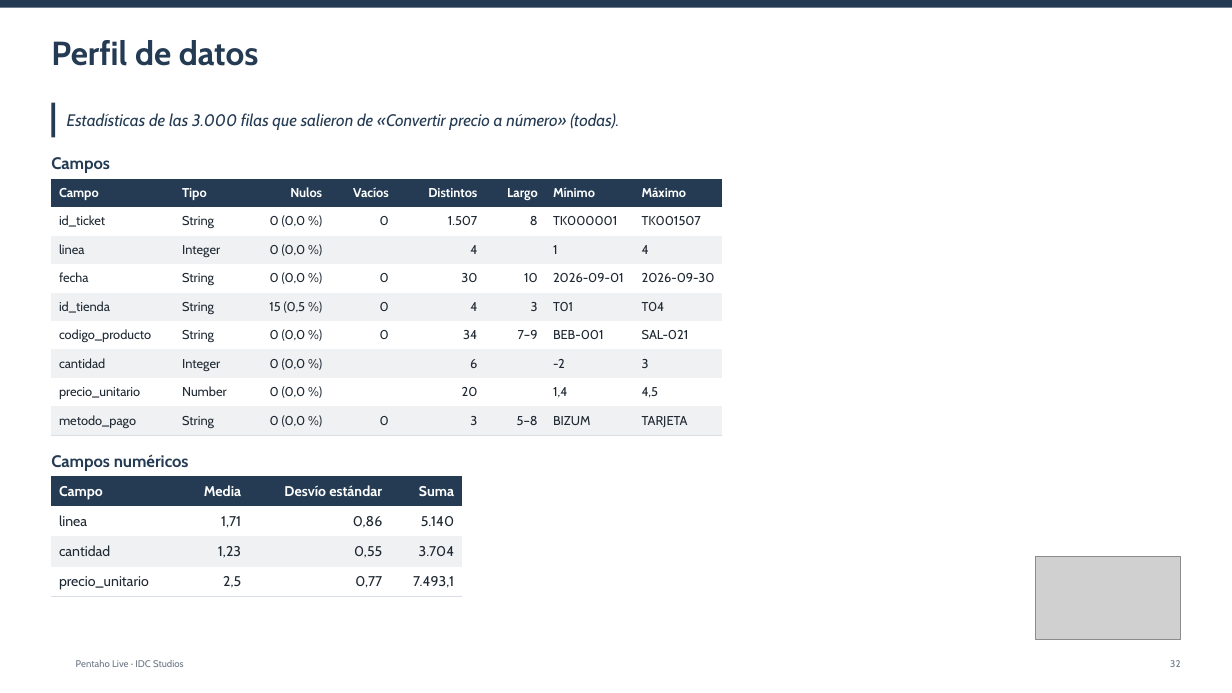
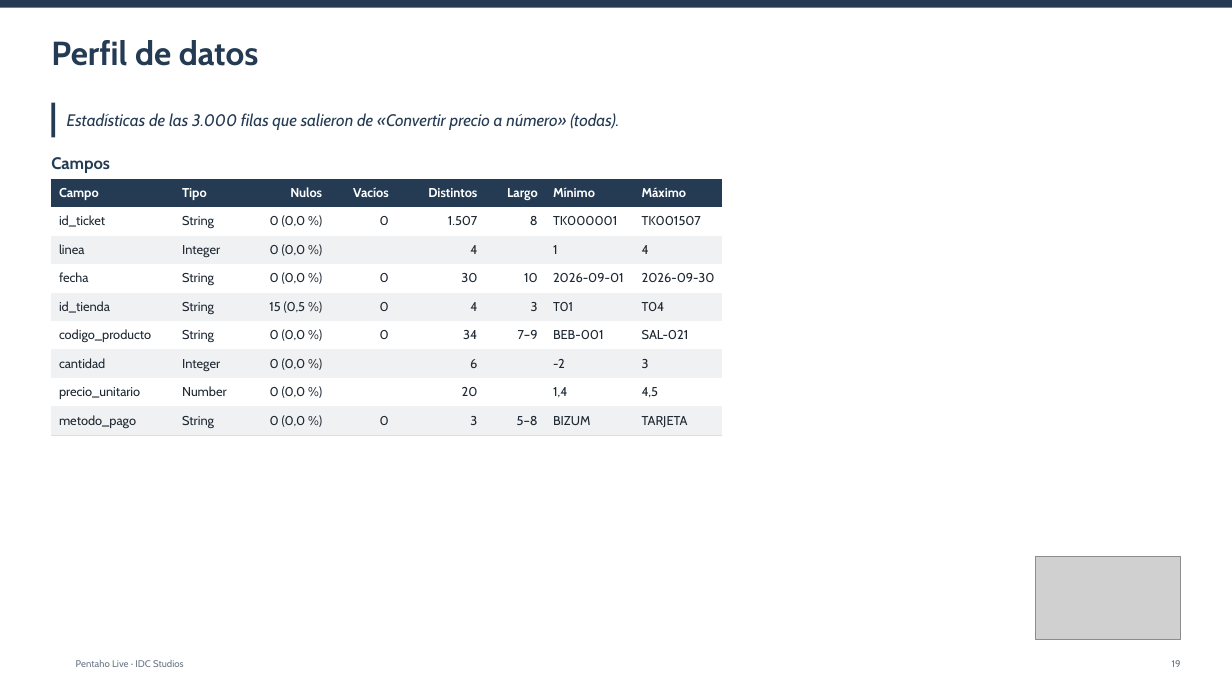
Before and after one commit to IvI2511/pentaho-mcp, a slide deck: slide 19 of ejemplo/informes/04_hechos_ventas.pptx (slide 32 before the commit). Drawn at 1232x693 pixels with LibreOffice and Linux fonts; fonts in the diff are those of the drawing; grey boxes stand for pictures; background and template pictures are left out. Boxes give left, top, right and bottom in pixels: in the first picture for what was removed or moved away, otherwise in the second. Text is boxed around its words. In the diff, an @@ line names an element or a change of style, - is before the commit and + after.

```diff
--- a/ejemplo/informes/04_hechos_ventas.pptx
+++ b/ejemplo/informes/04_hechos_ventas.pptx
@@ text removed at (51, 454, 189, 471) @@
-Campos numéricos
@@ table removed at (52, 476, 462, 597), 4 rows, 4 columns @@
-Campo | Media | Desvío estándar | Suma
-linea | 1,71 | 0,86 | 5.140
-cantidad | 1,23 | 0,55 | 3.704
-precio_unitario | 2,5 | 0,77 | 7.493,1
@@ page number at (1172, 660, 1181, 667): text changed @@
-32
+19
```
Also in this commit, not shown: 17 other slides changed, 2 slides added, 16 slides removed, 30 other files.
